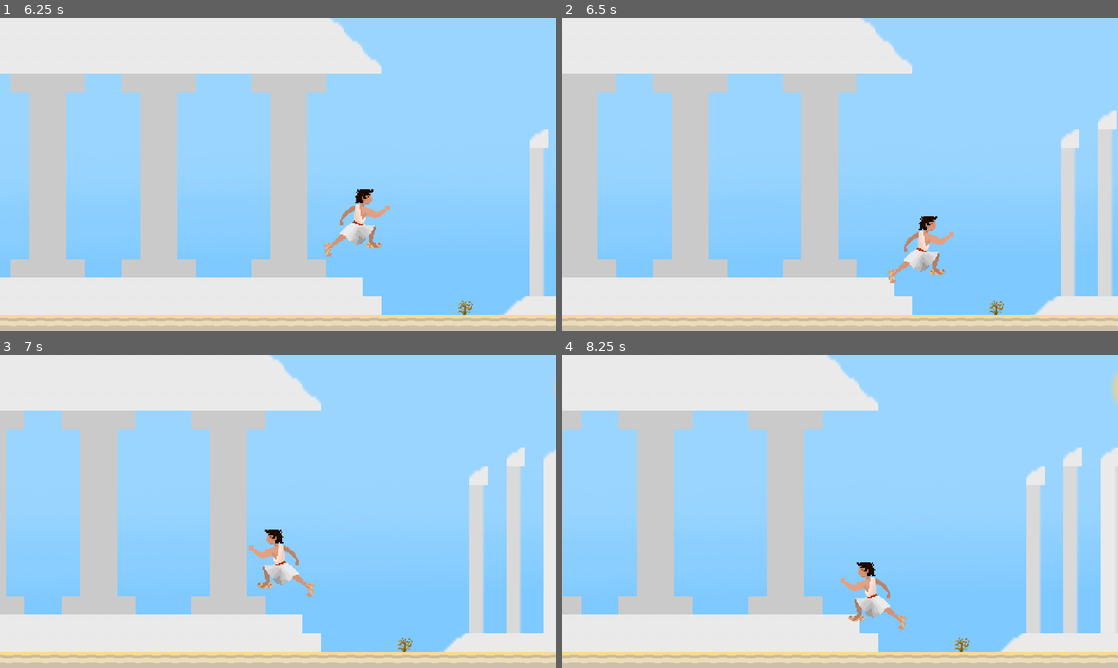
Above: before the commit, frames 1-4 (two rows, left to right).
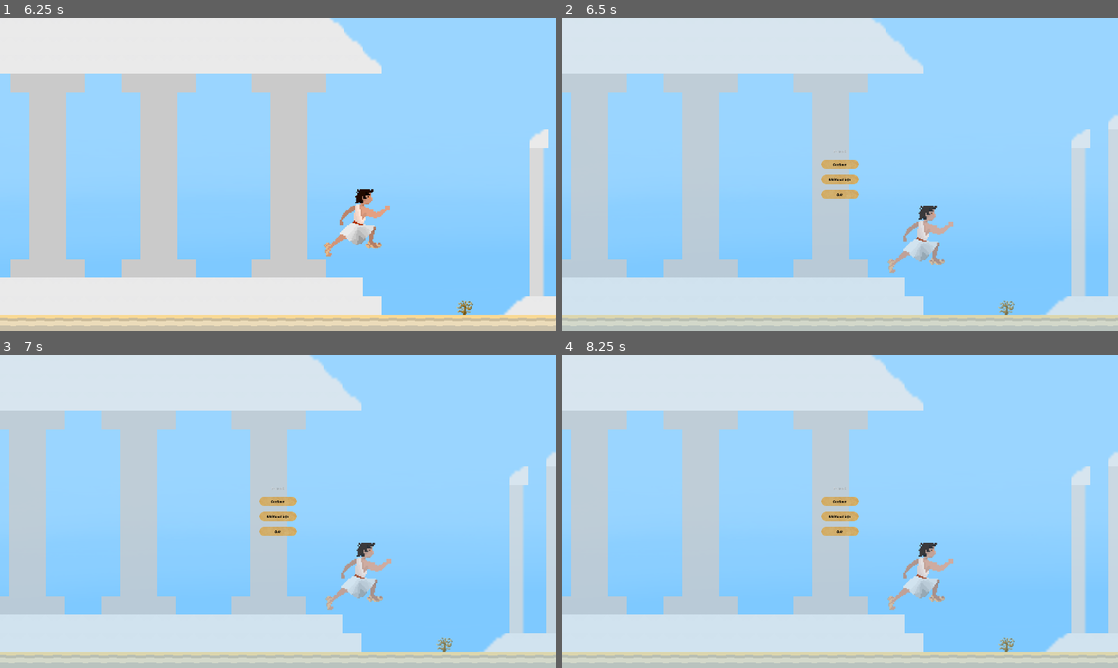
Above: after the commit, the same moments.

Repository: volchonok091/game
Game: Godot game, scene res://level1/level1.tscn
The game is run twice, just before and just after one commit, with the same random seed, the same clock (stepped at 60 frames per second) and the same inputs.
Inputs (mouse positions are in pixels of both pictures, inside the frame that each line leads up to):
- Up to frame 1 (6.25 s): click (278, 180) at 0.52 s; click (278, 165) at 1.27 s; click (278, 165) at 2.02 s; hold D (Move_Right) 2.78-4.28 s; tap Space (Jump) at 3.02, 3.77, 5.27, 6.02 s; hold A (Move_Left) 4.28-5.03 s; hold D (Move_Right) from 5.03 s (still down)
- Up to frame 2 (6.5 s): keep holding D (Move_Right); tap Escape (pause, bound only after the commit) at 6.4 s
- Up to frame 3 (7 s): release D (Move_Right) at 6.53 s; hold A (Move_Left) from 6.53 s (still down); tap Space (Jump) at 6.77 s
- Up to frame 4 (8.25 s): release A (Move_Left) at 7.28 s; hold D (Move_Right) 7.28-8.03 s; hold A (Move_Left) from 8.03 s (still down)

Frame 1 is identical in both runs. In frame 2, 23% of the frame differs, in the area x 0-100%, y 0-99%; in frame 3, 39%; in frame 4, 41%.

Commit message:
feat: done pause menu

Diff:
--- /dev/null
+++ b/global.gd
@@ -0,0 +1,8 @@
+extends Node
+
+
+var tree = get_tree()
+
+# Called every frame. 'delta' is the elapsed time since the previous frame.
+#func _process(delta):
+#	pass
--- a/level1/level1.tscn
+++ b/level1/level1.tscn
@@ -9,6 +9,7 @@
 [ext_resource path="res://GRAFICA/lvl-textures/sand.png" type="Texture" id=7]
 [ext_resource path="res://Phy_Player/Playermain.tscn" type="PackedScene" id=8]
 [ext_resource path="res://GRAFICA/lvl-textures/sun.png" type="Texture" id=9]
+[ext_resource path="res://menus/GUI.tscn" type="PackedScene" id=10]
 
 [sub_resource type="ConvexPolygonShape2D" id=1]
 points = PoolVector2Array( 0, 0, 64, 0, 64, 64, 0, 64 )
@@ -381,3 +382,5 @@
 position = Vector2( 2676, 122 )
 scale = Vector2( 5.15625, 4.9375 )
 texture = ExtResource( 9 )
+
+[node name="GUI" parent="." instance=ExtResource( 10 )]
--- /dev/null
+++ b/menus/GUI.tscn
@@ -0,0 +1,8 @@
+[gd_scene load_steps=2 format=2]
+
+[ext_resource path="res://menus/pausemenu.tscn" type="PackedScene" id=1]
+
+[node name="GUI" type="CanvasLayer"]
+
+[node name="pausemenu" parent="." instance=ExtResource( 1 )]
+visible = false
--- /dev/null
+++ b/menus/pausemenu.tscn
@@ -0,0 +1,93 @@
+[gd_scene load_steps=9 format=2]
+
+[ext_resource path="res://GRAFICA/buttons/Group 6addinfounp.png" type="Texture" id=1]
+[ext_resource path="res://GRAFICA/buttons/Group 10ConPres.png" type="Texture" id=2]
+[ext_resource path="res://GRAFICA/buttons/Group 4quitUnpe.png" type="Texture" id=3]
+[ext_resource path="res://GRAFICA/buttons/Group 3continueUnp.png" type="Texture" id=4]
+[ext_resource path="res://GRAFICA/buttons/Group 7addinfopress.png" type="Texture" id=5]
+[ext_resource path="res://GRAFICA/buttons/Group 5quitPres.png" type="Texture" id=6]
+[ext_resource path="res://pausemenu.gd" type="Script" id=7]
+[ext_resource path="res://GRAFICA/lvl-textures/sky.png" type="Texture" id=8]
+
+[node name="pausemenu" type="Control"]
+pause_mode = 2
+anchor_right = 1.0
+anchor_bottom = 1.0
+script = ExtResource( 7 )
+__meta__ = {
+"_edit_use_anchors_": false
+}
+
+[node name="background" type="TextureRect" parent="."]
+pause_mode = 2
+modulate = Color( 1, 1, 1, 0.235294 )
+margin_right = 1920.0
+margin_bottom = 1080.0
+texture = ExtResource( 8 )
+expand = true
+__meta__ = {
+"_edit_use_anchors_": false
+}
+
+[node name="MarginContainer" type="MarginContainer" parent="."]
+anchor_right = 1.0
+anchor_bottom = 1.0
+size_flags_horizontal = 4
+size_flags_vertical = 4
+custom_constants/margin_top = 400
+custom_constants/margin_bottom = 400
+__meta__ = {
+"_edit_use_anchors_": false
+}
+
+[node name="VBoxContainer" type="VBoxContainer" parent="MarginContainer"]
+margin_left = 896.0
+margin_top = 455.0
+margin_right = 1024.0
+margin_bottom = 625.0
+size_flags_horizontal = 4
+size_flags_vertical = 4
+custom_constants/separation = 20
+
+[node name="Label" type="Label" parent="MarginContainer/VBoxContainer"]
+margin_left = 41.0
+margin_right = 87.0
+margin_bottom = 14.0
+size_flags_horizontal = 4
+text = "Paused"
+align = 1
+valign = 1
+__meta__ = {
+"_edit_use_anchors_": false
+}
+
+[node name="continue" type="TextureButton" parent="MarginContainer/VBoxContainer"]
+margin_top = 34.0
+margin_right = 128.0
+margin_bottom = 66.0
+texture_normal = ExtResource( 4 )
+texture_pressed = ExtResource( 2 )
+texture_hover = ExtResource( 2 )
+texture_focused = ExtResource( 2 )
+
+[node name="additional info" type="TextureButton" parent="MarginContainer/VBoxContainer"]
+margin_top = 86.0
+margin_right = 128.0
+margin_bottom = 118.0
+texture_normal = ExtResource( 1 )
+texture_pressed = ExtResource( 5 )
+texture_hover = ExtResource( 5 )
+texture_focused = ExtResource( 5 )
+
+[node name="quit" type="TextureButton" parent="MarginContainer/VBoxContainer"]
+margin_top = 138.0
+margin_right = 128.0
+margin_bottom = 170.0
+texture_normal = ExtResource( 3 )
+texture_pressed = ExtResource( 6 )
+texture_hover = ExtResource( 6 )
+texture_focused = ExtResource( 6 )
+
+[connection signal="pressed" from="MarginContainer/VBoxContainer/continue" to="." method="_on_continue_pressed"]
+[connection signal="pressed" from="MarginContainer/VBoxContainer/additional info" to="." method="_on_additional_info_pressed"]
+[connection signal="pressed" from="MarginContainer/VBoxContainer/quit" to="." method="_on_quit_pressed"]
--- /dev/null
+++ b/pausemenu.gd
@@ -0,0 +1,27 @@
+extends Control
+
+var notpaused = true
+func _ready():
+	$MarginContainer/VBoxContainer/continue.grab_focus()
+
+func _input(event):
+	if event.is_action_pressed("pause"):
+		if notpaused:
+			get_tree().paused = true
+			notpaused = false
+			visible = true
+		else :
+			get_tree().paused = false
+			notpaused = true
+			visible = false
+
+func _on_continue_pressed():
+	get_tree().paused = false
+	notpaused = true
+	visible = false
+func _on_additional_info_pressed():
+	pass # Replace with function body.
+
+
+func _on_quit_pressed():
+	get_tree().quit()
--- a/project.godot
+++ b/project.godot
@@ -14,6 +14,10 @@
 run/main_scene="res://level1/level1.tscn"
 config/icon="res://icon.png"
 
+[autoload]
+
+Pausemenu="*res://menus/pausemenu.tscn"
+
 [display]
 
 window/size/width=1920
@@ -24,6 +28,11 @@
 
 [input]
 
+ui_cancel={
+"deadzone": 0.5,
+"events": [ Object(InputEventJoypadButton,"resource_local_to_scene":false,"resource_name":"","device":0,"button_index":1,"pressure":0.0,"pressed":false,"script":null)
+ ]
+}
 Jump={
 "deadzone": 0.5,
 "events": [ Object(InputEventKey,"resource_local_to_scene":false,"resource_name":"","device":0,"alt":false,"shift":false,"control":false,"meta":false,"command":false,"pressed":false,"scancode":32,"physical_scancode":0,"unicode":0,"echo":false,"script":null)
@@ -54,6 +63,11 @@
 , Object(InputEventKey,"resource_local_to_scene":false,"resource_name":"","device":0,"alt":false,"shift":false,"control":false,"meta":false,"command":false,"pressed":false,"scancode":16777233,"physical_scancode":0,"unicode":0,"echo":false,"script":null)
  ]
 }
+pause={
+"deadzone": 0.5,
+"events": [ Object(InputEventKey,"resource_local_to_scene":false,"resource_name":"","device":0,"alt":false,"shift":false,"control":false,"meta":false,"command":false,"pressed":false,"scancode":0,"physical_scancode":16777217,"unicode":0,"echo":false,"script":null)
+ ]
+}
 
 [physics]
 
Binary file added: GRAFICA/buttons/Group 10ConPres.png
Not shown, added: GRAFICA/buttons/Group 10ConPres.png.import
Binary file added: GRAFICA/buttons/Group 1StartGamePre.png
Not shown, added: GRAFICA/buttons/Group 1StartGamePre.png.import
Binary file added: GRAFICA/buttons/Group 3continueUnp.png
Not shown, added: GRAFICA/buttons/Group 3continueUnp.png.import
Binary file added: GRAFICA/buttons/Group 4quitUnpe.png
Not shown, added: GRAFICA/buttons/Group 4quitUnpe.png.import
Binary file added: GRAFICA/buttons/Group 5quitPres.png
Not shown, added: GRAFICA/buttons/Group 5quitPres.png.import
Binary file added: GRAFICA/buttons/Group 6addinfounp.png
Not shown, added: GRAFICA/buttons/Group 6addinfounp.png.import
(and 9 more such lines)
